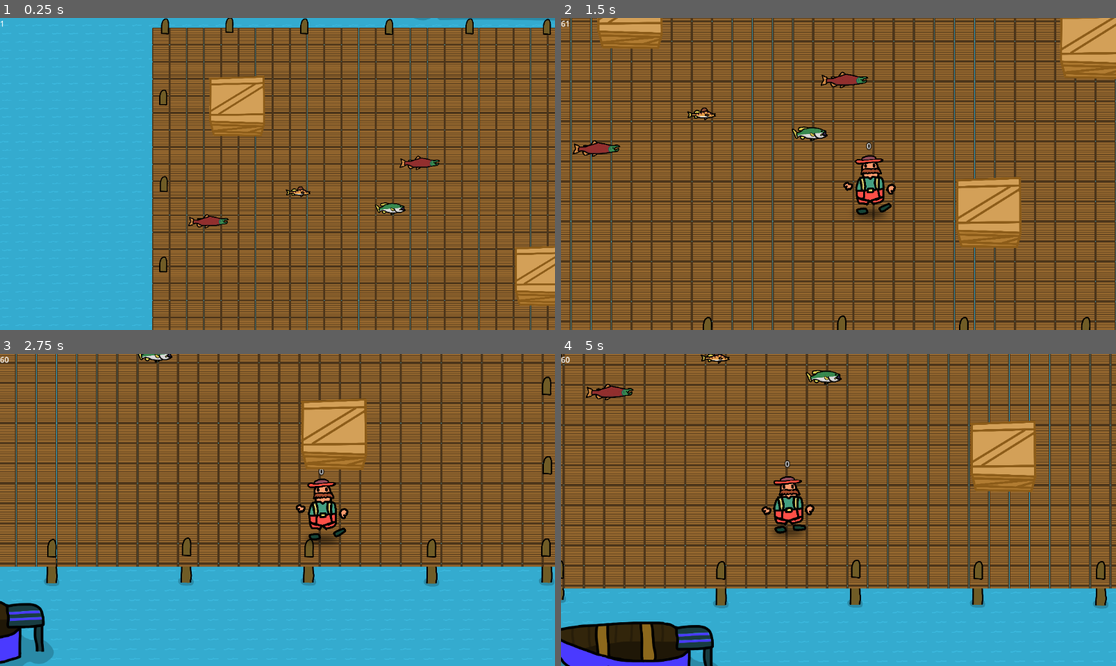
Above: before the commit, frames 1-4 (two rows, left to right).
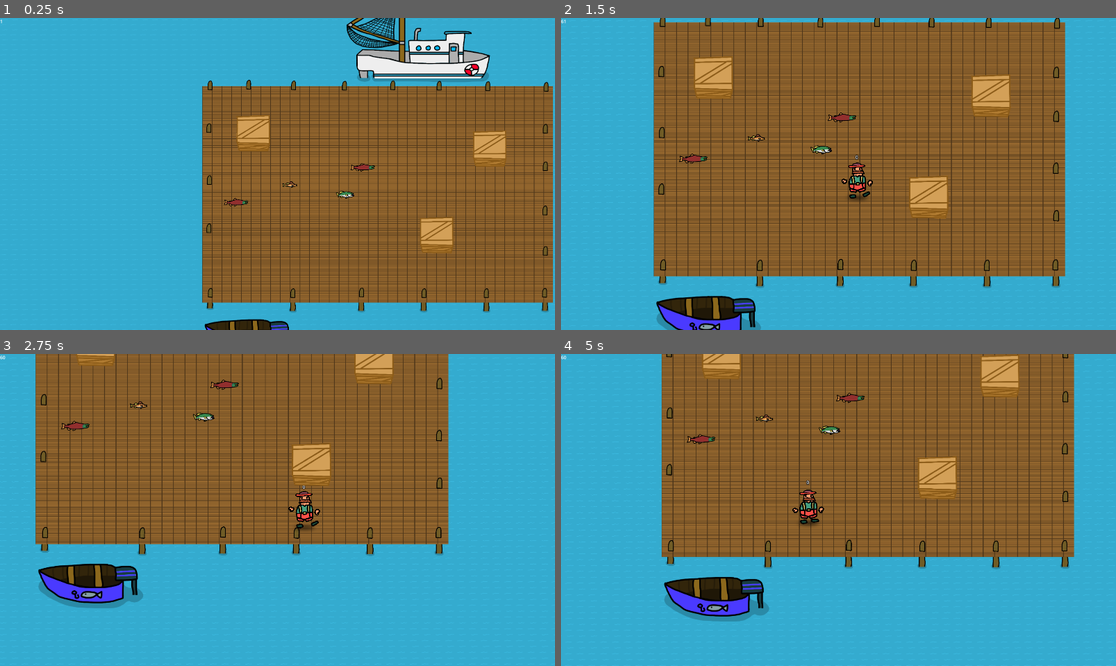
Above: after the commit, the same moments.

Repository: ZevDev54/FishermansWhar
Game: Godot game, scene res://Scenes/GameContainer.tscn
Two runs of this game, one before a commit and one after it. Both use one fixed random seed, a clock stepped at 60 frames per second and the inputs below.
Inputs:
- Up to frame 1 (0.25 s): no input
- Up to frame 2 (1.5 s): hold D (move_right) 0.53-1.28 s; tap Space (join) at 0.6 s; hold S (move_down) from 1.28 s (still down); tap E (pickup) at 1.35 s
- Up to frame 3 (2.75 s): release S (move_down) at 2.03 s; hold D (move_right) from 2.03 s (still down); tap Space (join) at 2.1 s
- Up to frame 4 (5 s): release D (move_right) at 2.78 s; hold W (move_up) 2.78-3.53 s; tap E (pickup) at 2.85, 4.35 s; hold A (move_left) from 3.53 s (still down); tap Space (join) at 3.6 s

The runs differ from the first frame. In frame 1, 50% of the frame differs, in the area x 0-100%, y 0-100%; in frame 2, 70%; in frame 3, 51%; in frame 4, 58%.

Commit message:
Setup basic score screen and round system

Diff:
--- a/Scenes/GameContainer.tscn
+++ b/Scenes/GameContainer.tscn
@@ -1,16 +1,159 @@
-[gd_scene load_steps=12 format=3 uid="uid://j4a4x4nt27m2"]
+[gd_scene load_steps=21 format=3 uid="uid://j4a4x4nt27m2"]
 
 [ext_resource type="PackedScene" uid="uid://2wffpt3c3ygt" path="res://Scenes/game_manager.tscn" id="1_l04mu"]
-[ext_resource type="PackedScene" uid="uid://dy1v8qv6rfib2" path="res://Scenes/main.tscn" id="1_v3bfn"]
+[ext_resource type="PackedScene" uid="uid://dy1v8qv6rfib2" path="res://Scenes/world.tscn" id="1_v3bfn"]
 [ext_resource type="Script" path="res://Scenes/player_joining.gd" id="2_ekmqj"]
 [ext_resource type="PackedScene" uid="uid://df2qlsuxgg8m7" path="res://Scenes/player.tscn" id="3_al4fi"]
 [ext_resource type="Script" path="res://demo/player_manager.gd" id="4_80ujy"]
 [ext_resource type="Script" path="res://Scenes/RoundManager.gd" id="5_1h57y"]
 [ext_resource type="Script" path="res://Scenes/PlayerTracker.gd" id="6_c3l50"]
+[ext_resource type="Script" path="res://Scripts/RoundScoreDisplay.gd" id="6_fvqie"]
 [ext_resource type="Script" path="res://Scripts/ScoreManager.gd" id="7_kgq12"]
 [ext_resource type="Script" path="res://Scripts/ProjectileManager.gd" id="8_j7y3a"]
 [ext_resource type="PackedScene" uid="uid://llsoqoi5kfof" path="res://Scenes/smart_camera.tscn" id="9_2m3y3"]
 [ext_resource type="Script" path="res://Scenes/fps_counter.gd" id="11_efxkm"]
+
+[sub_resource type="SystemFont" id="SystemFont_hs18x"]
+
+[sub_resource type="LabelSettings" id="LabelSettings_ukd1w"]
+line_spacing = 2.915
+font = SubResource("SystemFont_hs18x")
+
+[sub_resource type="Animation" id="Animation_plo50"]
+length = 0.001
+tracks/0/type = "value"
+tracks/0/imported = false
+tracks/0/enabled = true
+tracks/0/path = NodePath(".:color")
+tracks/0/interp = 1
+tracks/0/loop_wrap = true
+tracks/0/keys = {
+"times": PackedFloat32Array(0),
+"transitions": PackedFloat32Array(1),
+"update": 0,
+"values": [Color(0.0705882, 0.0705882, 0.0705882, 0)]
+}
+tracks/1/type = "value"
+tracks/1/imported = false
+tracks/1/enabled = true
+tracks/1/path = NodePath("../RoundDetails:modulate")
+tracks/1/interp = 1
+tracks/1/loop_wrap = true
+tracks/1/keys = {
+"times": PackedFloat32Array(0),
+"transitions": PackedFloat32Array(1),
+"update": 0,
+"values": [Color(1, 1, 1, 1)]
+}
+tracks/2/type = "value"
+tracks/2/imported = false
+tracks/2/enabled = true
+tracks/2/path = NodePath("../RoundDetails:visible")
+tracks/2/interp = 1
+tracks/2/loop_wrap = true
+tracks/2/keys = {
+"times": PackedFloat32Array(0),
+"transitions": PackedFloat32Array(1),
+"update": 1,
+"values": [false]
+}
+
+[sub_resource type="Animation" id="Animation_oj606"]
+resource_name = "round_over_intro"
+length = 0.6
+tracks/0/type = "value"
+tracks/0/imported = false
+tracks/0/enabled = true
+tracks/0/path = NodePath(".:color")
+tracks/0/interp = 1
+tracks/0/loop_wrap = true
+tracks/0/keys = {
+"times": PackedFloat32Array(0, 0.6),
+"transitions": PackedFloat32Array(1, 1),
+"update": 0,
+"values": [Color(0.0705882, 0.0705882, 0.0705882, 0), Color(0.0705882, 0.0705882, 0.0705882, 0.560784)]
+}
+tracks/1/type = "value"
+tracks/1/imported = false
+tracks/1/enabled = true
+tracks/1/path = NodePath("../RoundDetails:modulate")
+tracks/1/interp = 1
+tracks/1/loop_wrap = true
+tracks/1/keys = {
+"times": PackedFloat32Array(0.4, 0.6),
+"transitions": PackedFloat32Array(1, 1),
+"update": 0,
+"values": [Color(1, 1, 1, 0), Color(1, 1, 1, 1)]
+}
+tracks/2/type = "value"
+tracks/2/imported = false
+tracks/2/enabled = true
+tracks/2/path = NodePath("../RoundDetails:visible")
+tracks/2/interp = 1
+tracks/2/loop_wrap = true
+tracks/2/keys = {
+"times": PackedFloat32Array(0),
+"transitions": PackedFloat32Array(1),
+"update": 1,
+"values": [true]
+}
+
+[sub_resource type="Animation" id="Animation_d78nl"]
+resource_name = "round_over_outro"
+length = 0.3
+tracks/0/type = "value"
+tracks/0/imported = false
+tracks/0/enabled = true
+tracks/0/path = NodePath(".:color")
+tracks/0/interp = 1
+tracks/0/loop_wrap = true
+tracks/0/keys = {
+"times": PackedFloat32Array(0, 0.3),
+"transitions": PackedFloat32Array(1, 1),
+"update": 0,
+"values": [Color(0.0705882, 0.0705882, 0.0705882, 0.560784), Color(0.0705882, 0.0705882, 0.0705882, 0)]
+}
+tracks/1/type = "value"
+tracks/1/imported = false
+tracks/1/enabled = true
+tracks/1/path = NodePath("../RoundDetails:modulate")
+tracks/1/interp = 1
+tracks/1/loop_wrap = true
+tracks/1/keys = {
+"times": PackedFloat32Array(0, 0.2),
+"transitions": PackedFloat32Array(1, 1),
+"update": 0,
+"values": [Color(1, 1, 1, 1), Color(1, 1, 1, 0)]
+}
+tracks/2/type = "value"
+tracks/2/imported = false
+tracks/2/enabled = true
+tracks/2/path = NodePath("../RoundDetails:visible")
+tracks/2/interp = 1
+tracks/2/loop_wrap = true
+tracks/2/keys = {
+"times": PackedFloat32Array(0, 0.3),
+"transitions": PackedFloat32Array(1, 1),
+"update": 1,
+"values": [true, false]
+}
+
+[sub_resource type="AnimationLibrary" id="AnimationLibrary_blrk0"]
+_data = {
+"RESET": SubResource("Animation_plo50"),
+"round_over_intro": SubResource("Animation_oj606"),
+"round_over_outro": SubResource("Animation_d78nl")
+}
+
+[sub_resource type="LabelSettings" id="LabelSettings_5guri"]
+font_size = 48
+shadow_size = 3
+shadow_color = Color(0, 0, 0, 0.211765)
+
+[sub_resource type="LabelSettings" id="LabelSettings_bk4tr"]
+font_size = 32
+shadow_size = 3
+shadow_color = Color(0, 0, 0, 0.188235)
 
 [node name="Control" type="Control"]
 layout_mode = 3
@@ -22,13 +165,13 @@
 
 [node name="SubViewportContainer" type="SubViewportContainer" parent="."]
 layout_mode = 0
-offset_right = 40.0
-offset_bottom = 40.0
+offset_right = 1920.0
+offset_bottom = 1080.0
 
 [node name="SubViewport" type="SubViewport" parent="SubViewportContainer"]
 handle_input_locally = false
 audio_listener_enable_2d = true
-size = Vector2i(1152, 648)
+size = Vector2i(1920, 1080)
 render_target_update_mode = 4
 
 [node name="GameManager" parent="SubViewportContainer/SubViewport" instance=ExtResource("1_l04mu")]
@@ -40,8 +183,9 @@
 [node name="PlayerManager" type="Node" parent="SubViewportContainer/SubViewport/GameManager/PlayerJoining"]
 script = ExtResource("4_80ujy")
 
-[node name="RoundManager" type="Node" parent="SubViewportContainer/SubViewport/GameManager"]
+[node name="RoundManager" type="Node" parent="SubViewportContainer/SubViewport/GameManager" node_paths=PackedStringArray("round_score_display")]
 script = ExtResource("5_1h57y")
+round_score_display = NodePath("../../../../GUI/RoundOverCanvas")
 
 [node name="PlayerTracker" type="Node" parent="SubViewportContainer/SubViewport/GameManager"]
 script = ExtResource("6_c3l50")
@@ -59,13 +203,110 @@
 
 [node name="World" parent="SubViewportContainer/SubViewport" instance=ExtResource("1_v3bfn")]
 
-[node name="Control" type="Control" parent="."]
-anchors_preset = 0
-offset_right = 40.0
-offset_bottom = 40.0
-
-[node name="Label" type="Label" parent="Control"]
-layout_mode = 0
-offset_right = 40.0
+[node name="GUI" type="Control" parent="."]
+layout_mode = 1
+anchors_preset = 15
+anchor_right = 1.0
+anchor_bottom = 1.0
+grow_horizontal = 2
+grow_vertical = 2
+
+[node name="FPS" type="Label" parent="GUI"]
+layout_mode = 1
+offset_right = 49.0
 offset_bottom = 23.0
+text = "144"
+label_settings = SubResource("LabelSettings_ukd1w")
 script = ExtResource("11_efxkm")
+
+[node name="RoundOverCanvas" type="Control" parent="GUI" node_paths=PackedStringArray("scores_intro_animation", "label_list", "round_num")]
+layout_mode = 1
+anchors_preset = 15
+anchor_right = 1.0
+anchor_bottom = 1.0
+grow_horizontal = 2
+grow_vertical = 2
+script = ExtResource("6_fvqie")
+scores_intro_animation = NodePath("AnimationPlayer")
+label_list = [NodePath("RoundDetails/VBoxContainer/p1"), NodePath("RoundDetails/VBoxContainer/p2"), NodePath("RoundDetails/VBoxContainer/p3"), NodePath("RoundDetails/VBoxContainer/p4")]
+round_num = NodePath("RoundDetails/RoundNum")
+
+[node name="AnimationPlayer" type="AnimationPlayer" parent="GUI/RoundOverCanvas"]
+root_node = NodePath("../Fade")
+libraries = {
+"": SubResource("AnimationLibrary_blrk0")
+}
+
+[node name="Fade" type="ColorRect" parent="GUI/RoundOverCanvas"]
+layout_mode = 1
+anchors_preset = 15
+anchor_right = 1.0
+anchor_bottom = 1.0
+grow_horizontal = 2
+grow_vertical = 2
+color = Color(0.0705882, 0.0705882, 0.0705882, 0)
+
+[node name="RoundDetails" type="Control" parent="GUI/RoundOverCanvas"]
+visible = false
+layout_mode = 1
+anchors_preset = 8
+anchor_left = 0.5
+anchor_top = 0.5
+anchor_right = 0.5
+anchor_bottom = 0.5
+offset_left = -342.0
+offset_top = -113.0
+offset_right = 342.0
+offset_bottom = 223.0
+grow_horizontal = 2
+grow_vertical = 2
+
+[node name="RoundNum" type="Label" parent="GUI/RoundOverCanvas/RoundDetails"]
+layout_mode = 1
+anchors_preset = 5
+anchor_left = 0.5
+anchor_right = 0.5
+offset_left = -38.0
+offset_right = 38.0
+offset_bottom = 23.0
+grow_horizontal = 2
+text = "Round ##"
+label_settings = SubResource("LabelSettings_5guri")
+
+[node name="VBoxContainer" type="VBoxContainer" parent="GUI/RoundOverCanvas/RoundDetails"]
+layout_mode = 1
+anchors_preset = 8
+anchor_left = 0.5
+anchor_top = 0.5
+anchor_right = 0.5
+anchor_bottom = 0.5
+offset_left = -20.0
+offset_top = -52.0
+offset_right = 20.0
+offset_bottom = 52.0
+grow_horizontal = 2
+grow_vertical = 2
+
+[node name="p1" type="Label" parent="GUI/RoundOverCanvas/RoundDetails/VBoxContainer"]
+layout_mode = 2
+text = "p1"
+label_settings = SubResource("LabelSettings_bk4tr")
+horizontal_alignment = 1
+
+[node name="p2" type="Label" parent="GUI/RoundOverCanvas/RoundDetails/VBoxContainer"]
+layout_mode = 2
+text = "p2"
+label_settings = SubResource("LabelSettings_bk4tr")
+horizontal_alignment = 1
+
+[node name="p3" type="Label" parent="GUI/RoundOverCanvas/RoundDetails/VBoxContainer"]
+layout_mode = 2
+text = "p3"
+label_settings = SubResource("LabelSettings_bk4tr")
+horizontal_alignment = 1
+
+[node name="p4" type="Label" parent="GUI/RoundOverCanvas/RoundDetails/VBoxContainer"]
+layout_mode = 2
+text = "p4"
+label_settings = SubResource("LabelSettings_bk4tr")
+horizontal_alignment = 1
--- a/Scenes/RoundManager.gd
+++ b/Scenes/RoundManager.gd
@@ -1,13 +1,34 @@
 extends Node
+class_name RoundManager;
 
-var round_num;
+var round_num := 0;
+
+@export var round_score_display : RoundScoreDisplay;
 
 
-# Called when the node enters the scene tree for the first time.
 func _ready():
-	pass # Replace with function body.
+	if(Singletons.Rounds == null):
+		Singletons.Rounds = self;
 
 
-# Called every frame. 'delta' is the elapsed time since the previous frame.
-func _process(delta):
-	pass
+func player_dead_event():
+	var alive = count_players_alive();
+
+	if alive == 1: #replace with mroe sophisticated system to handle teams, eventually.
+		end_round();
+
+
+func count_players_alive():
+	var alive_count : int = 0;
+	for player : Player in Singletons.Players.player_list:
+		if player.damageable.alive:
+			alive_count += 1;
+
+	return alive_count;
+
+func end_round():
+
+	# for player : Player in Singletons.Players.player_list:
+	# 	print(str(player.unique_player_id), player.scoring.score);
+	round_num += 1;
+	round_score_display.show_scores(Singletons.Players.player_list,round_num);
--- a/Scenes/player.gd
+++ b/Scenes/player.gd
@@ -7,6 +7,7 @@
 @export var controls : PlayerControls;
 @export var scoring : PlayerScoring;
 @export var animation : PlayerAnimationController;
+@export var damageable : PlayerDamageable;
 
 var player_index;
 
--- a/Scenes/player.tscn
+++ b/Scenes/player.tscn
@@ -117,12 +117,13 @@
 shader_parameter/flash_color = Color(1, 0.74, 0.74, 1)
 shader_parameter/flash_modifier = 0.0
 
-[node name="Player" type="Node" node_paths=PackedStringArray("movement", "controls", "scoring", "animation")]
+[node name="Player" type="Node" node_paths=PackedStringArray("movement", "controls", "scoring", "animation", "damageable")]
 script = ExtResource("1_pm4vy")
 movement = NodePath("PlayerMovementBody")
 controls = NodePath("PlayerControls")
 scoring = NodePath("PlayerScoring")
 animation = NodePath("PlayerMovementBody/SmoothGraphics/Graphics/GFXScale/PlayerAnimationBody")
+damageable = NodePath("PlayerMovementBody/PlayerDamageable")
 
 [node name="PlayerMovementBody" type="CharacterBody2D" parent="."]
 material = SubResource("ShaderMaterial_s8tm3")
@@ -206,6 +207,7 @@
 lerp_speed = 60.0
 body = NodePath("..")
 graphics = NodePath("Graphics")
+max_move_amount = 40.0
 
 [node name="Graphics" type="Node2D" parent="PlayerMovementBody/SmoothGraphics"]
 position = Vector2(-2, -5)
--- a/Scenes/player_animation_body.tscn
+++ b/Scenes/player_animation_body.tscn
@@ -16,25 +16,50 @@
 shader_parameter/flash_color = Color(1, 0.74, 0.74, 1)
 shader_parameter/flash_modifier = 0.0
 
+[sub_resource type="AnimationNodeAnimation" id="AnimationNodeAnimation_e3v4h"]
+animation = &"RESET"
+
+[sub_resource type="AnimationNodeAnimation" id="AnimationNodeAnimation_ds3ju"]
+animation = &"player_dead"
+
 [sub_resource type="AnimationNodeAnimation" id="AnimationNodeAnimation_4v0dn"]
 animation = &"player_idle"
 
+[sub_resource type="AnimationNodeAnimation" id="AnimationNodeAnimation_uuif2"]
+animation = &"player_knocked"
+
 [sub_resource type="AnimationNodeAnimation" id="AnimationNodeAnimation_q2kr1"]
 animation = &"player_run"
 
-[sub_resource type="AnimationNodeStateMachineTransition" id="AnimationNodeStateMachineTransition_6yqmm"]
+[sub_resource type="AnimationNodeStateMachineTransition" id="AnimationNodeStateMachineTransition_clfj0"]
+
+[sub_resource type="AnimationNodeStateMachineTransition" id="AnimationNodeStateMachineTransition_jn2wo"]
+
+[sub_resource type="AnimationNodeStateMachineTransition" id="AnimationNodeStateMachineTransition_2hxev"]
+
+[sub_resource type="AnimationNodeStateMachineTransition" id="AnimationNodeStateMachineTransition_qye8n"]
+switch_mode = 2
 advance_mode = 2
 
-[sub_resource type="AnimationNodeStateMachineTransition" id="AnimationNodeStateMachineTransition_clfj0"]
-
-[sub_resource type="AnimationNodeStateMachineTransition" id="AnimationNodeStateMachineTransition_jn2wo"]
+[sub_resource type="AnimationNodeStateMachineTransition" id="AnimationNodeStateMachineTransition_xcqh4"]
+advance_mode = 2
+
+[sub_resource type="AnimationNodeStateMachineTransition" id="AnimationNodeStateMachineTransition_keh7o"]
+advance_mode = 2
 
 [sub_resource type="AnimationNodeStateMachine" id="AnimationNodeStateMachine_noo5g"]
+states/RESET/node = SubResource("AnimationNodeAnimation_e3v4h")
+states/RESET/position = Vector2(264, 38)
+states/player_dead/node = SubResource("AnimationNodeAnimation_ds3ju")
+states/player_dead/position = Vector2(742, 69)
 states/player_idle/node = SubResource("AnimationNodeAnimation_4v0dn")
 states/player_idle/position = Vector2(409, 62)
+states/player_knocked/node = SubResource("AnimationNodeAnimation_uuif2")
+states/player_knocked/position = Vector2(580, 11)
 states/player_run/node = SubResource("AnimationNodeAnimation_q2kr1")
 states/player_run/position = Vector2(456, 183)
-transitions = ["Start", "player_idle", SubResource("AnimationNodeStateMachineTransition_6yqmm"), "player_idle", "player_run", SubResource("AnimationNodeStateMachineTransition_clfj0"), "player_run", "player_idle", SubResource("AnimationNodeStateMachineTransition_jn2wo")]
+transitions = ["player_idle", "player_run", SubResource("AnimationNodeStateMachineTransition_clfj0"), "player_run", "player_idle", SubResource("AnimationNodeStateMachineTransition_jn2wo"), "player_idle", "player_knocked", SubResource("AnimationNodeStateMachineTransition_2hxev"), "player_knocked", "player_dead", SubResource("AnimationNodeStateMachineTransition_qye8n"), "Start", "RESET", SubResource("AnimationNodeStateMachineTransition_xcqh4"), "RESET", "player_idle", SubResource("AnimationNodeStateMachineTransition_keh7o")]
+graph_offset = Vector2(-11, -28)
 
 [sub_resource type="Animation" id="Animation_hnds1"]
 length = 0.001
@@ -251,6 +276,59 @@
 "handle_modes": PackedInt32Array(0),
 "points": PackedFloat32Array(0, -0.25, 0, 0.25, 0),
 "times": PackedFloat32Array(0)
+}
+tracks/18/type = "value"
+tracks/18/imported = false
+tracks/18/enabled = true
+tracks/18/path = NodePath("GFXScale:rotation")
+tracks/18/interp = 1
+tracks/18/loop_wrap = true
+tracks/18/keys = {
+"times": PackedFloat32Array(0),
+"transitions": PackedFloat32Array(1),
+"update": 0,
+"values": [0.0]
+}
+tracks/19/type = "value"
+tracks/19/imported = false
+tracks/19/enabled = true
+tracks/19/path = NodePath("GFXScale:scale")
+tracks/19/interp = 1
+tracks/19/loop_wrap = true
+tracks/19/keys = {
+"times": PackedFloat32Array(0),
+"transitions": PackedFloat32Array(1),
+"update": 0,
+"values": [Vector2(1, 1)]
+}
+
+[sub_resource type="Animation" id="Animation_j3yap"]
+resource_name = "player_dead"
+length = 2.0
+loop_mode = 1
+tracks/0/type = "value"
+tracks/0/imported = false
+tracks/0/enabled = true
+tracks/0/path = NodePath("GFXScale:rotation")
+tracks/0/interp = 1
+tracks/0/loop_wrap = true
+tracks/0/keys = {
+"times": PackedFloat32Array(0),
+"transitions": PackedFloat32Array(1),
+"update": 0,
+"values": [1.5708]
+}
+tracks/1/type = "value"
+tracks/1/imported = false
+tracks/1/enabled = true
+tracks/1/path = NodePath("GFXScale:scale")
+tracks/1/interp = 1
+tracks/1/loop_wrap = true
+tracks/1/keys = {
+"times": PackedFloat32Array(0, 1),
+"transitions": PackedFloat32Array(1, 1),
+"update": 0,
+"values": [Vector2(1, 1), Vector2(0.95, 1)]
 }
 
 [sub_resource type="Animation" id="Animation_u4fw3"]
@@ -355,6 +433,22 @@
 "values": [Vector2(1, 1), Vector2(1, 1)]
 }
 
+[sub_resource type="Animation" id="Animation_tfelj"]
+resource_name = "player_knocked"
+length = 0.4
+tracks/0/type = "value"
+tracks/0/imported = false
+tracks/0/enabled = true
+tracks/0/path = NodePath("GFXScale:rotation")
+tracks/0/interp = 2
+tracks/0/loop_wrap = true
+tracks/0/keys = {
+"times": PackedFloat32Array(0, 0.2),
+"transitions": PackedFloat32Array(1, 1),
+"update": 0,
+"values": [0.0, 1.5708]
+}
+
 [sub_resource type="Animation" id="Animation_x3g23"]
 resource_name = "player_run"
 length = 0.6
@@ -533,7 +627,9 @@
 [sub_resource type="AnimationLibrary" id="AnimationLibrary_miksy"]
 _data = {
 "RESET": SubResource("Animation_hnds1"),
+"player_dead": SubResource("Animation_j3yap"),
 "player_idle": SubResource("Animation_u4fw3"),
+"player_knocked": SubResource("Animation_tfelj"),
 "player_run": SubResource("Animation_x3g23"),
 "player_run_faster": SubResource("Animation_77rmp")
 }
--- a/Scenes/player_animation_controller.gd
+++ b/Scenes/player_animation_controller.gd
@@ -4,6 +4,8 @@
 @onready var animtree = $AnimationTree;
 @export var hands : Node2D;
 var state_machine;
+
+var dead;
 
 # Called when the node enters the scene tree for the first time.
 func _ready():
@@ -12,6 +14,8 @@
 
 
 func set_running(running):
+	if dead: return;
+
 	if running:
 		state_machine.travel("player_run");
 		# print("set running!")
@@ -21,3 +25,8 @@
 
 func set_hands_active(active):
 	hands.visible = active;
+
+func set_dead(toggle):
+	dead = toggle;
+	if(dead):
+		state_machine.travel("player_dead");
--- a/Scenes/main.tscn
+++ b/Scenes/world.tscn
@@ -60,14 +60,16 @@
 texture = ExtResource("8_k35p4")
 stretch_mode = 1
 
-[node name="Dock2" type="TextureRect" parent="Level"]
+[node name="Dock2" type="NinePatchRect" parent="Level"]
 z_index = -5
 offset_left = 39.0
-offset_right = 8575.0
+offset_right = 8599.0
 offset_bottom = 5288.0
 scale = Vector2(0.125, 0.125)
 texture = ExtResource("10_o5oq7")
-stretch_mode = 1
+region_rect = Rect2(7.50105, 15.025, 238.29, 221.591)
+axis_stretch_horizontal = 1
+axis_stretch_vertical = 1
 
 [node name="Crate" parent="Level" instance=ExtResource("14_62lr8")]
 z_index = 1
--- a/Scripts/Damageable.gd
+++ b/Scripts/Damageable.gd
@@ -4,7 +4,7 @@
 var health : int;
 @export var max_health: int = 100;
 
-func ready():
+func _ready():
 	health = max_health;
 
 func take_damage(damage, unique_player_id) -> bool:
--- a/Scripts/FishermanMovement.gd
+++ b/Scripts/FishermanMovement.gd
@@ -25,6 +25,7 @@
 
 func _physics_process(delta):
 	if movement_overridden: return;
+	if !player.damageable.alive : return;
 
 	var move_vec = player.controls.get_move_input_vec();
 	player.animation.set_running(move_vec.length() > 0);
@@ -67,6 +68,7 @@
 	movement_overridden = toggle;
 
 func override_movement(move_vec : Vector2, delta):
+	if !player.damageable.alive : return;
 	global_position += move_vec * delta;
 	move_and_slide();
 	# print("augh!")
--- a/Scripts/PlayerDamageable.gd
+++ b/Scripts/PlayerDamageable.gd
@@ -1,15 +1,20 @@
 extends Damageable
+class_name PlayerDamageable;
 
 @export var player : Player;
 @export var hurt_animation : AnimationPlayer;
 @export var weapon : PlayerWeapon;
 
-func ready():
-	super.ready();
+var alive = true;
+
+func _ready():
+	super._ready();
 	# print("rafy!");
 	player = (owner as Player);
+	health = max_health
 
 func take_damage(damage, unique_player_id) -> bool:
+	if !alive: false;
 	if(unique_player_id == player.unique_player_id): return false;
 
 
@@ -30,7 +35,12 @@
 
 
 func die():
+	if alive:
+		alive = false;
+		weapon.drop_weapon();
+		player.animation.set_dead(!alive);
+		Singletons.Rounds.player_dead_event();
+
 	# make better system in the future!
-	player.movement.move_to_position(Vector2(500, 400));
-	health = max_health;
-	weapon.drop_weapon();
+	# player.movement.move_to_position(Vector2(500, 400));
+	# health = max_health;
--- /dev/null
+++ b/Scripts/RoundScoreDisplay.gd
@@ -0,0 +1,33 @@
+extends Node;
+class_name RoundScoreDisplay;
+
+
+@export var scores_intro_animation : AnimationPlayer;
+
+@export var label_list : Array[Label]
+@export var round_num : Label;
+
+
+
+func _ready():
+    scores_intro_animation.play("RESET");
+
+func toggle_round_screen(toggle):
+
+    if toggle:
+        scores_intro_animation.play("round_over_intro");
+    else:
+        scores_intro_animation.play("round_over_outro")
+
+func toggle_player_labels(players : Array[Player]):
+    for lid in range(label_list.size()):
+        label_list[lid].visible = (lid < players.size());
+
+
+func show_scores(players : Array[Player], round):
+    toggle_player_labels(players);
+    toggle_round_screen(true);
+
+    for pid in range(players.size()):
+        label_list[pid].text = "P"+str(pid+1)+" Score: "+str(players[pid].scoring.score);
+    round_num.text = str(round);
--- a/Scripts/singletons.gd
+++ b/Scripts/singletons.gd
@@ -4,3 +4,4 @@
 @export var Game : GameManager;
 @export var Players : PlayerTracker;
 @export var Scoring : ScoreManager;
+@export var Rounds : RoundManager;
--- a/project.godot
+++ b/project.godot
@@ -22,6 +22,10 @@
 
 [display]
 
+window/size/viewport_width=1920
+window/size/viewport_height=1080
+window/size/mode=2
+window/size/initial_position_type=4
 window/vsync/vsync_mode=2
 
 [editor_plugins]
Not shown: 1 places in Scenes/player_animation_body.tscn that only renumber resources
Not shown, added: Scenes/Gam3FEB.tmp
Not shown, added: Scenes/GamD22.tmp
